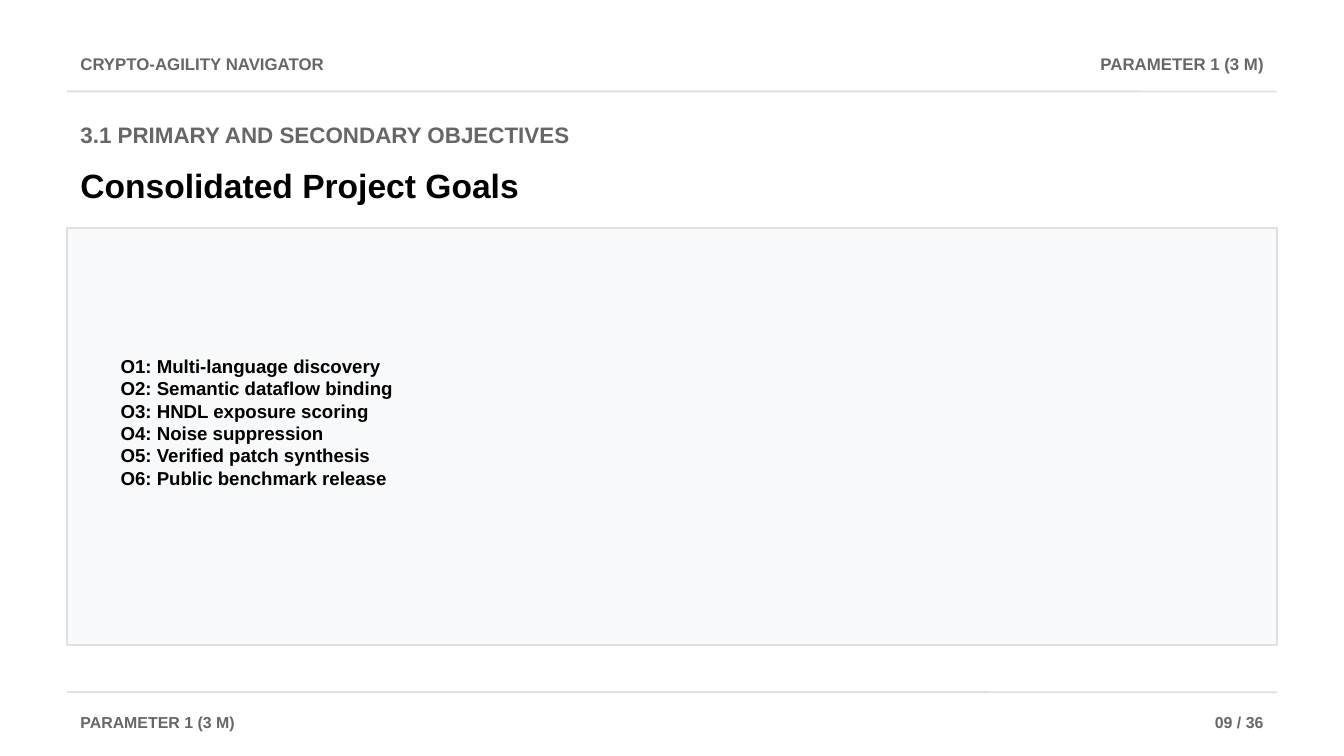
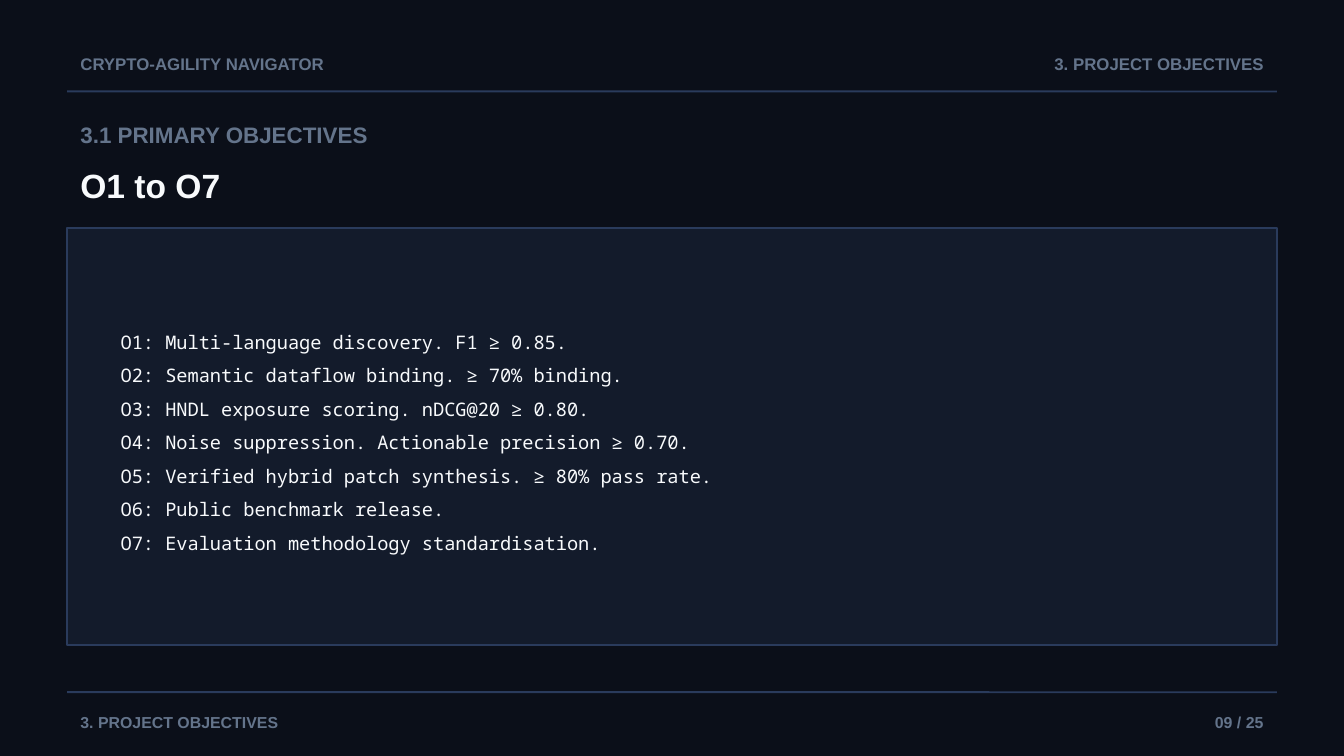
Before and after one commit to AviDhandhania/IDP-Project, a slide deck: slide 9 of docs/presentations/Crypto-Agility_Navigator_Review2.pptx. Drawn at 1344x756 pixels with LibreOffice and Linux fonts; fonts in the diff are those of the drawing. Boxes give left, top, right and bottom in pixels: in the first picture for what was removed or moved away, otherwise in the second. Text is boxed around its words. In the diff, an @@ line names an element or a change of style, - is before the commit and + after.

```diff
--- a/docs/presentations/Crypto-Agility_Navigator_Review2.pptx
+++ b/docs/presentations/Crypto-Agility_Navigator_Review2.pptx
@@ background #FFFFFF to #0B0F19 @@
@@ text "CRYPTO-AGILITY NAVIGATOR" at (80, 58, 324, 70): text colour #666666 to #64748B @@
@@ text at (1054, 58, 1263, 70): text changed; text colour #666666 to #64748B @@
-PARAMETER 1 (3 M)
+3. PROJECT OBJECTIVES
@@ line (67, 91) - (1277, 91): stroke #E0E0E0 1 pt to #2A3B5C 1 pt @@
@@ text at (80, 127, 368, 143): text changed; text colour #666666 to #64748B @@
-3.1 PRIMARY AND SECONDARY OBJECTIVES
+3.1 PRIMARY OBJECTIVES
@@ text at (80, 174, 220, 199): text changed; text colour #000000 to #F8FAFC @@
-Consolidated Project Goals
+O1 to O7
@@ rectangle at (67, 228, 1277, 645): fill #F8F9FA to #131B2B; outline #E0E0E0 1 pt to #2A3B5C 1 pt @@
@@ text at (121, 334, 712, 555): text changed; font Arial to Noto Sans Mono; text colour #000000 to #F8FAFC; bold off @@
-O1: Multi-language discovery
-O2: Semantic dataflow binding
-O3: HNDL exposure scoring
-O4: Noise suppression
-O5: Verified patch synthesis
-O6: Public benchmark release
+O1: Multi-language discovery. F1 ≥ 0.85.
+O2: Semantic dataflow binding. ≥ 70% binding.
+O3: HNDL exposure scoring. nDCG@20 ≥ 0.80.
+O4: Noise suppression. Actionable precision ≥ 0.70.
+O5: Verified hybrid patch synthesis. ≥ 80% pass rate.
+O6: Public benchmark release.
+O7: Evaluation methodology standardisation.
@@ line (67, 692) - (1277, 692): stroke #E0E0E0 1 pt to #2A3B5C 1 pt @@
@@ text at (80, 717, 278, 728): text changed; text colour #666666 to #64748B @@
-PARAMETER 1 (3 M)
+3. PROJECT OBJECTIVES
@@ text at (1215, 717, 1264, 728): text changed; text colour #666666 to #64748B @@
-09 / 36
+09 / 25
```
Also in this commit, not shown: 9 other slides changed, 15 slides added, 27 slides removed, 2 other files.
